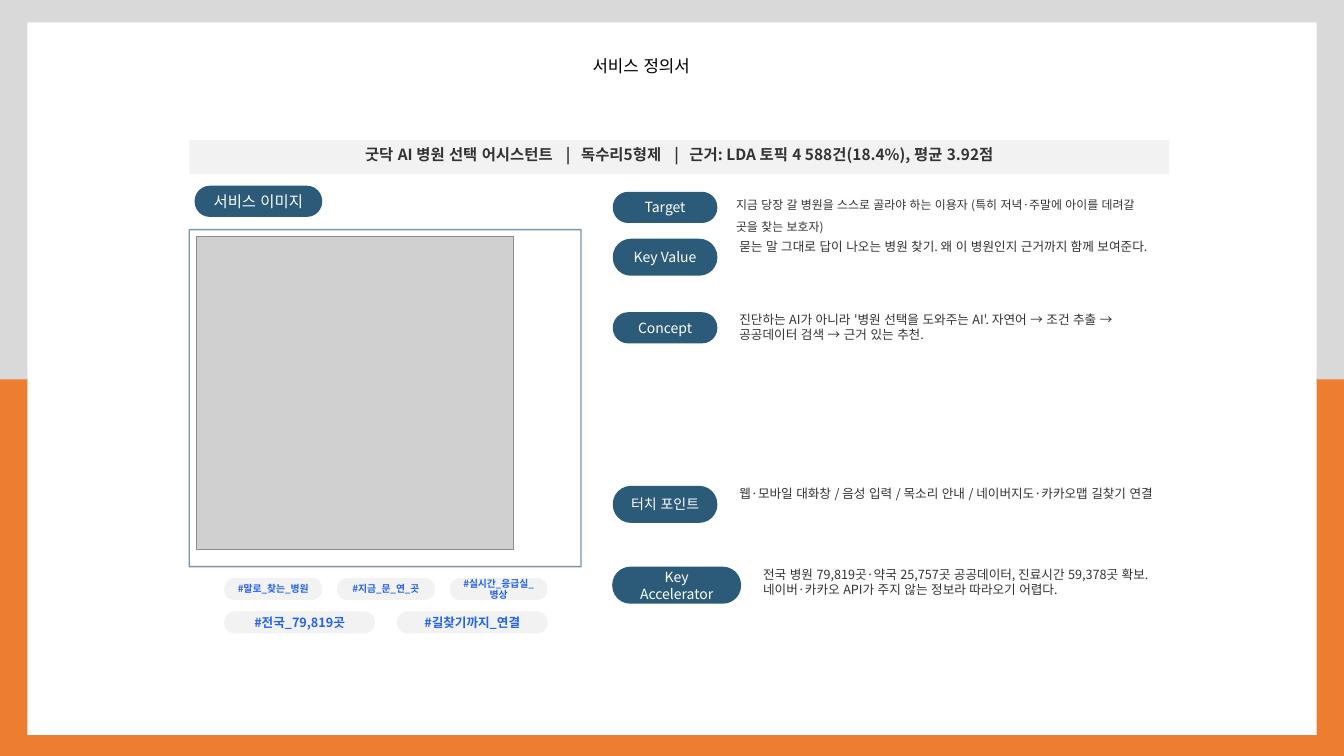
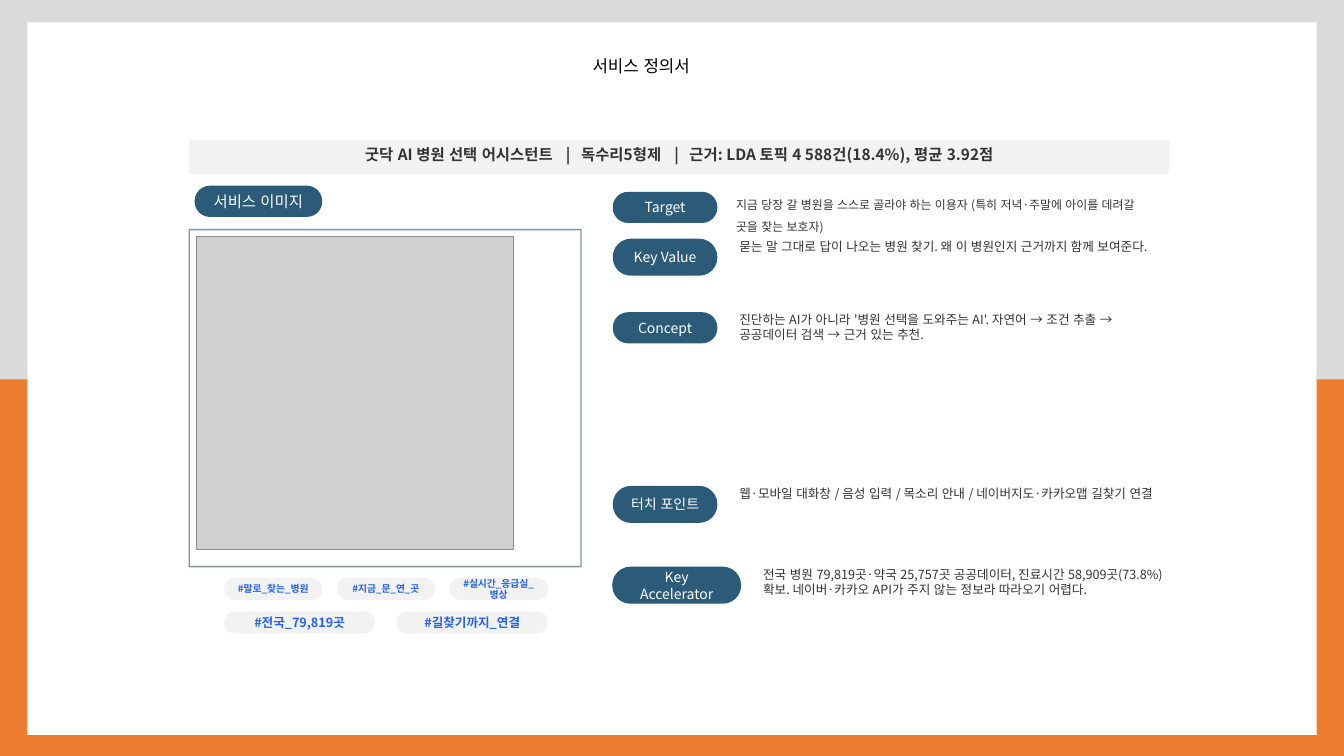
Before and after one commit to lee020304/goodoc-demo, a slide deck: slide 5 of dcx/DCX_워크시트_독수리5형제.pptx. Drawn at 1344x756 pixels with LibreOffice and Linux fonts; fonts in the diff are those of the drawing; grey boxes stand for pictures. Boxes give left, top, right and bottom in pixels: in the first picture for what was removed or moved away, otherwise in the second. Text is boxed around its words. In the diff, an @@ line names an element or a change of style, - is before the commit and + after.

```diff
--- a/dcx/DCX_워크시트_독수리5형제.pptx
+++ b/dcx/DCX_워크시트_독수리5형제.pptx
@@ text at (x1=763, y1=568, x2=1163, y2=595): text changed @@
-전국 병원 79,819곳·약국 25,757곳 공공데이터, 진료시간 59,378곳 확보. 네이버·카카오 API가 주지 않는 정보라 따라오기 어렵다.
+전국 병원 79,819곳·약국 25,757곳 공공데이터, 진료시간 58,909곳(73.8%) 확보. 네이버·카카오 API가 주지 않는 정보라 따라오기 어렵다.
```
Also in this commit, not shown: 1 other slide changed, 15 other files.
